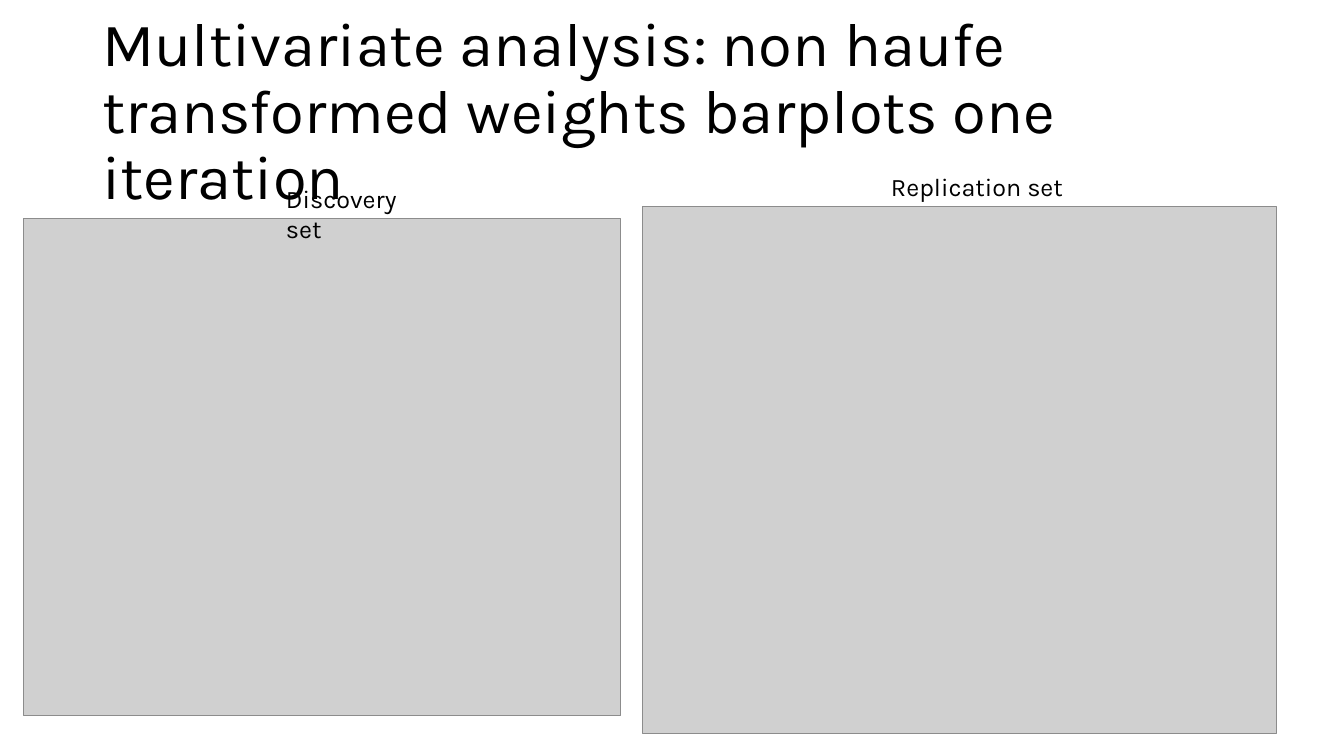
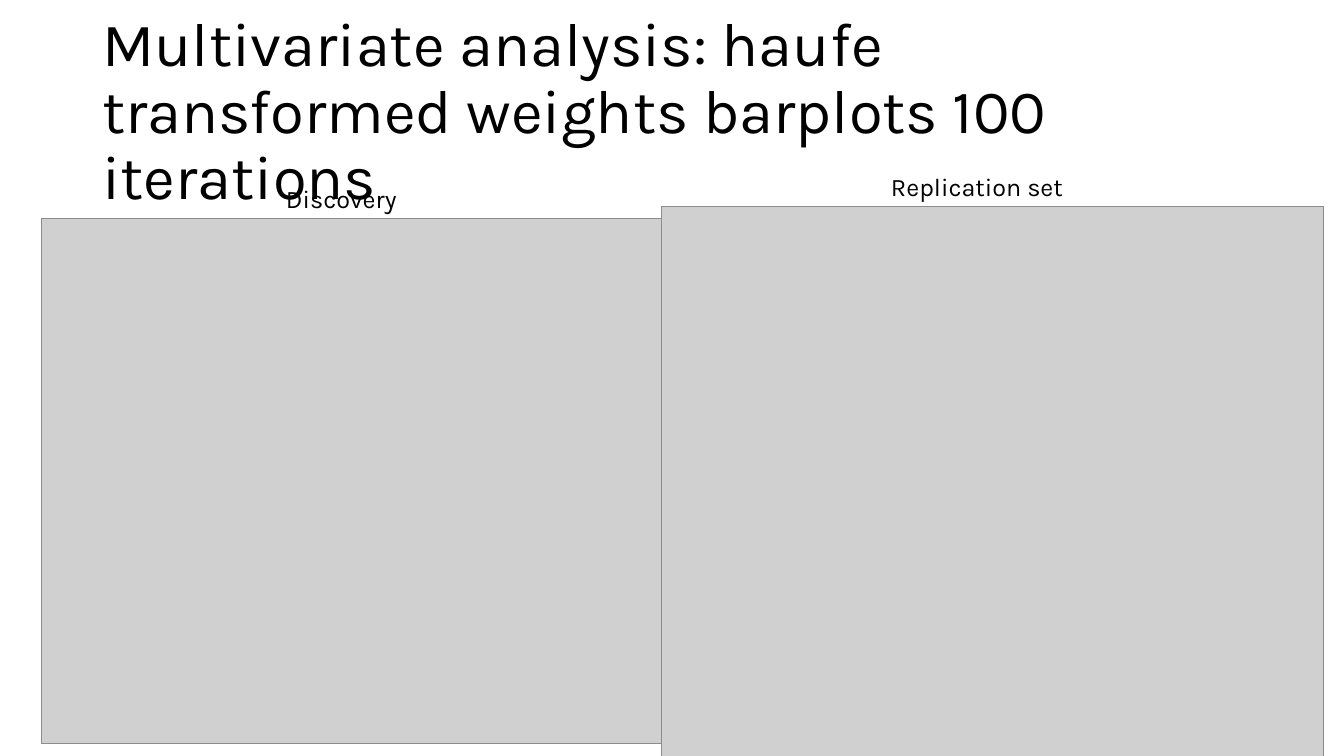
Before and after one commit to ashleychari/abcd_sex_pfn_replication, a slide deck: slide 4 of current_results.pptx. Drawn at 1344x756 pixels with LibreOffice and Linux fonts; fonts in the diff are those of the drawing; grey boxes stand for pictures. Boxes give left, top, right and bottom in pixels: in the first picture for what was removed or moved away, otherwise in the second. Text is boxed around its words. In the diff, an @@ line names an element or a change of style, - is before the commit and + after.

Commit message:
new scripts for multivariate analysis and updated results

```diff
--- a/current_results.pptx
+++ b/current_results.pptx
@@ title at [102,23,1046,209]: text changed @@
-Multivariate analysis: non haufe transformed weights barplots one iteration
+Multivariate analysis: haufe transformed weights barplots 100 iterations
@@ picture: place and size @@
-picture at [643,207,1277,734]
+picture at [662,207,1324,756]
@@ picture: place and size @@
-picture at [23,219,620,716]
+picture at [41,219,671,743]
```
Also in this commit, not shown: 2 slides added, 23 other files.
